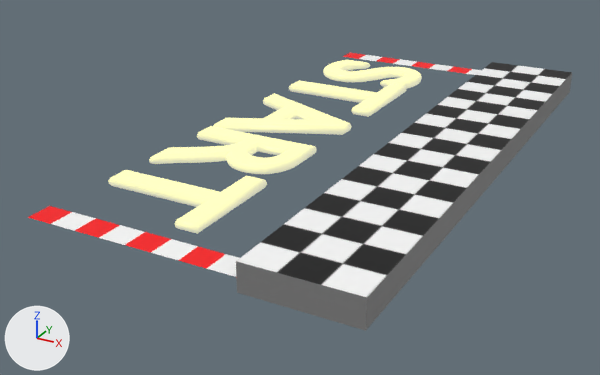
The Blender file common/start_line_mini/start_line_mini.blend as it was, and as the next commit left it.
Both versions are drawn from a 50 mm camera at (0.63, -0.921, 0.389) aimed at (0.131, -0.015, -0.064). The axes (+X, +Y, +Z) are drawn at lower left. The lights are the same throughout.

The older version as bpy lines, for what is in view:
```python
me_cube_001 = bpy.data.meshes.new('Cube.001')
me_cube_001.from_pydata(...)  # 24 vertices, 12 faces; spans x -1.0..1.0, y -1.0..1.0, z -1.0..1.0
me_cube_001.materials.append(mat_grd)  # picture img_grid_6by1_png_002
me_plane_001 = bpy.data.meshes.new('Plane.001')
me_plane_001.from_pydata(...)  # 50 vertices, 24 faces, 1 loose edge; spans x -0.5..0.5, y -1.0..1.0, z 0.0
# faces by material slot: [12, 12]
me_plane_001.materials.append(mat_white)  # white #ffffff
me_plane_001.materials.append(mat_red)  # red #ff0009
me_plane_002 = bpy.data.meshes.new('Plane.002')
me_plane_002.from_pydata(...)  # 50 vertices, 24 faces, 1 loose edge; spans x -0.5..0.5, y -1.0..1.0, z 0.0
# faces by material slot: [12, 12]
me_plane_002.materials.append(mat_white_001)  # white #ffffff
me_plane_002.materials.append(mat_red_001)  # red #ff0009
me_start_001 = bpy.data.meshes.new('start.001')
me_start_001.from_pydata(...)  # 3159 vertices, 5334 faces; spans x 0.02..2.94, y -0.03..0.71, z -0.02..0.02
me_start_001.materials.append(mat_material_003)  # yellow #e7e45e
ob_cube = bpy.data.objects.new('Cube', me_cube_001)
ob_cube.location = (0.317, 0.0458, 0.0)
ob_cube.rotation_euler = (0.0, 0.0, 1.571)  # degrees (0, 0, 90)
ob_cube.scale = (0.4, 0.0667, 0.0167)
ob_plane = bpy.data.objects.new('Plane', me_plane_001)
ob_plane.location = (0.1833, -0.3376, 0.0)
ob_plane.scale = (0.4, 0.0167, 0.667)
ob_plane_001 = bpy.data.objects.new('Plane.001', me_plane_002)
ob_plane_001.location = (0.1833, 0.4292, 0.0)
ob_plane_001.scale = (0.4, 0.0167, 0.667)
ob_start = bpy.data.objects.new('start', me_start_001)
ob_start.location = (0.0, 0.3869, 0.0)
ob_start.rotation_euler = (0.0, 0.0, -1.571)  # degrees (0, 0, -90)
ob_start.scale = (0.231, 0.231, 0.314)
```
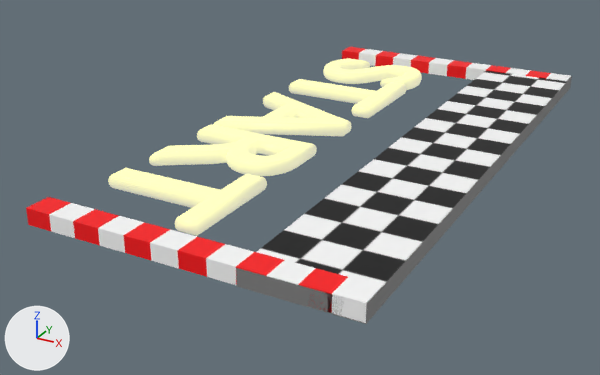
Edits to the bpy script that builds the scene:
```text
Change me_plane_001:
    used by ob_plane; location = (0.1833, -0.3376, 0.0); scale = (0.4, 0.0167, 0.667)
    remove me_plane_001.from_pydata(...)  # 50 vertices, 24 faces, 1 loose edge; spans x -0.5..0.5, y -1.0..1.0, z 0.0
    add me_plane_001.from_pydata(...)  # 100 vertices, 97 faces; spans x -0.5..0.5, y -1.0..1.0, z 0.0..0.02
    me_plane_001 part 1
    24 faces are deleted
    1 loose edge is deleted
    50 vertices are added at x -0.5..0.5, y -1.0..1.0, z 0.02
    49 new faces join them, mat_white (white #ffffff)
    48 new faces join them, mat_red (red #ff0009)
Change me_plane_002:
    used by ob_plane_001; location = (0.1833, 0.4292, 0.0); scale = (0.4, 0.0167, 0.667)
    remove me_plane_002.from_pydata(...)  # 50 vertices, 24 faces, 1 loose edge; spans x -0.5..0.5, y -1.0..1.0, z 0.0
    add me_plane_002.from_pydata(...)  # 100 vertices, 97 faces; spans x -0.5..0.5, y -1.0..1.0, z 0.0..0.02
    me_plane_002 part 2
    24 faces are deleted
    1 loose edge is deleted
    50 vertices are added at x -0.5..0.5, y -1.0..1.0, z 0.02
    49 new faces join them, mat_white_001 (white #ffffff)
    48 new faces join them, mat_red_001 (red #ff0009)
Change ob_cube:
    ob_cube.scale: (0.4, 0.0667, 0.0167) -> (0.4, 0.0667, 0.01)
Change ob_plane:
    ob_plane.location: (0.1833, -0.3376, 0.0) -> (0.1833, -0.3376, -0.009)
    ob_plane.scale: (0.4, 0.0167, 0.667) -> (0.4, 0.0167, 1.0)
Change ob_plane_001:
    ob_plane_001.location: (0.1833, 0.4292, 0.0) -> (0.1833, 0.4292, -0.009)
    ob_plane_001.scale: (0.4, 0.0167, 0.667) -> (0.4, 0.0167, 1.04)
Change ob_start:
    ob_start.scale: (0.231, 0.231, 0.314) -> (0.231, 0.231, 0.45)
```

Changed parts and their boxes [x1, y1, x2, y2] in the pictures (600 x 375 px):
'Cube', rescaled: before [236, 62, 572, 330]; after [236, 71, 572, 324]
'start', rescaled: before [108, 60, 422, 234]; after [108, 58, 422, 236]
'Plane', reshaped, moved, rescaled: before [28, 206, 240, 277]; after [26, 197, 382, 323]
'Plane.001', reshaped, moved, rescaled: before [342, 53, 481, 75]; after [342, 47, 572, 81]
